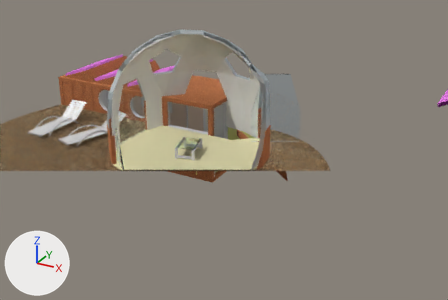
The Blender file blender/tinyhouse.blend as it was, and as the next commit left it.
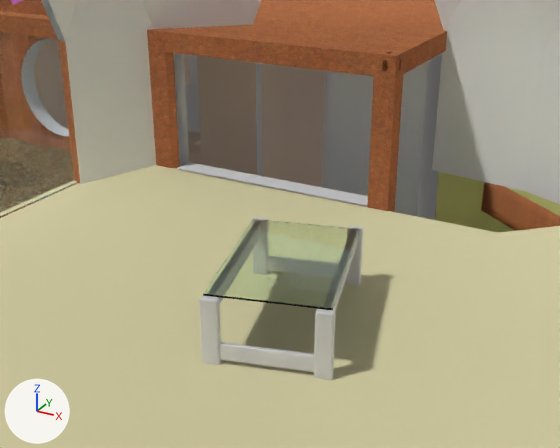
Old and new are each drawn from a 50 mm lens placed at (8.73, -15.11, 7.2), pointed at (0.96, -0.99, 0.14) and again close up from a 50 mm lens placed at (1.56, -4.22, 1.89), pointed at (-0.01, -1.36, 0.46). Arrows for +X, +Y and +Z are at lower left; the lights stay in place. Everything nearer to the camera than a plane just in front of the edit is cut away.

The first close-up shows 'Container20ft', 'ContainerBinnenwand', 'GeodesiBol', 'MachineKamer', 'Raam3', 'Table', 'TerrasBand2', 'Vloer'.
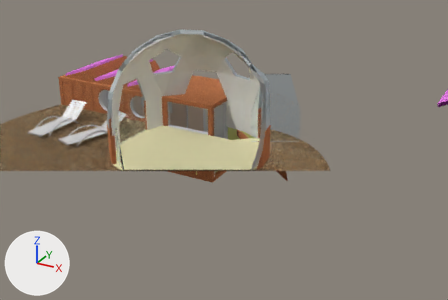
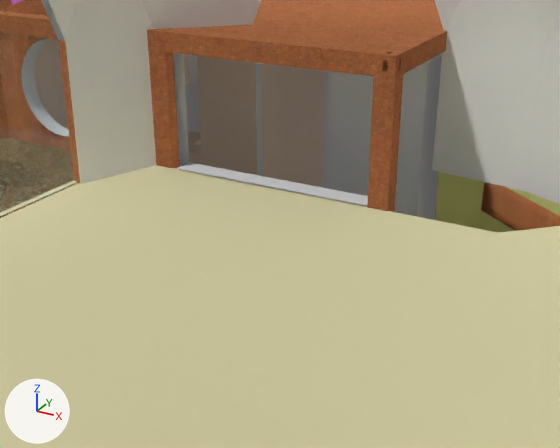
Pixel boxes (x1, y1, x2, y2) of what changed, in the close-ups (560 x 448 px):
'Table', hidden: before (199, 218, 363, 380)

Diff of the bpy script that builds the scene:
```diff
--- a/blender/tinyhouse.blend.py
+++ b/blender/tinyhouse.blend.py
@@ ob_table @@
 ob_table.instance_collection = col_table
+ob_table.hide_viewport = True
```
